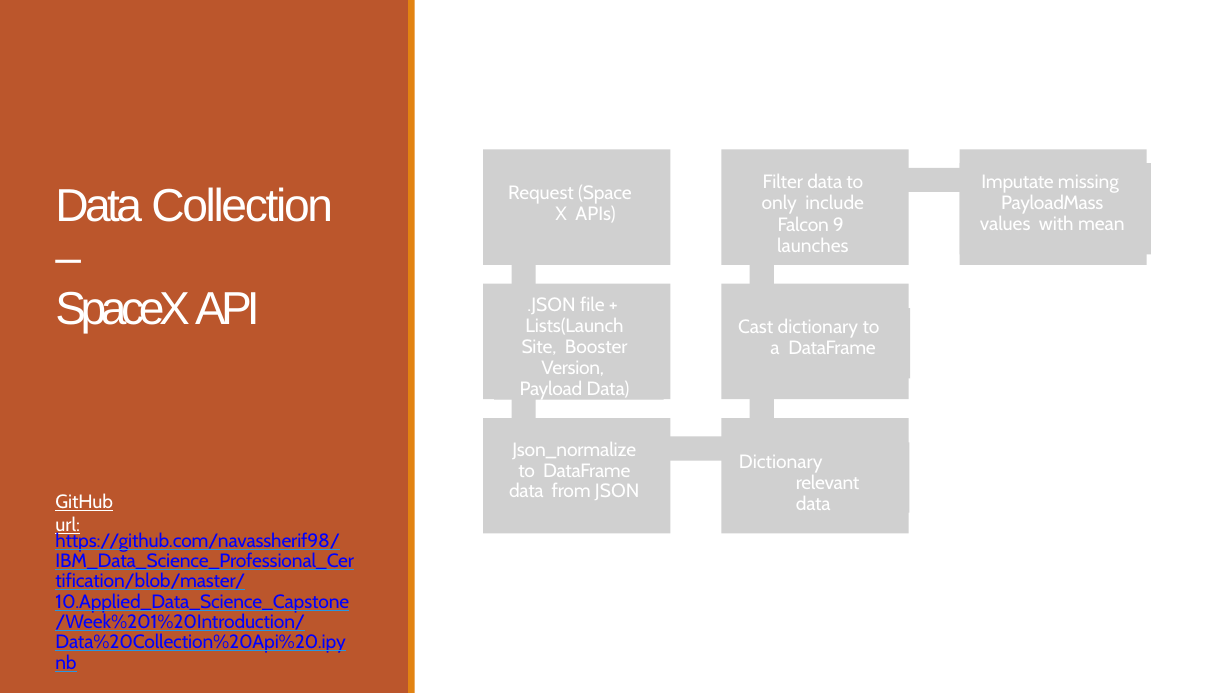
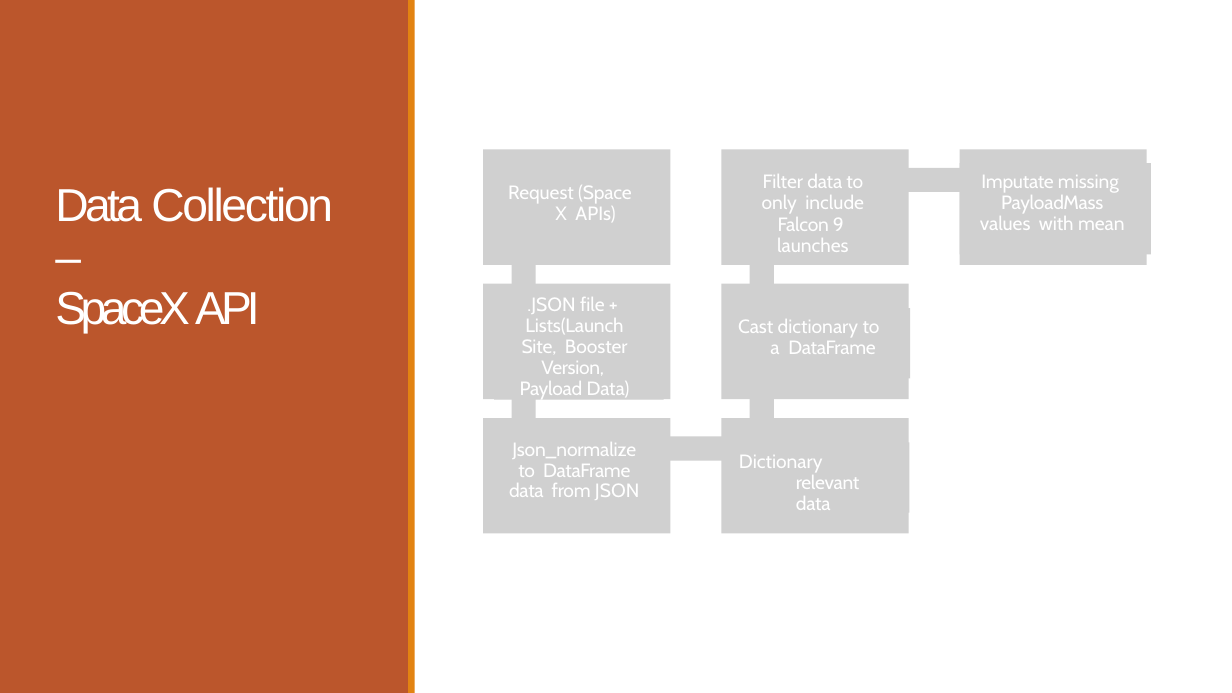
Before and after one commit to shimdol22/IBM_Data_Science_Capstone, a slide deck: slide 8 of Data Science Journey.pptx. Drawn at 1232x693 pixels with LibreOffice and Linux fonts; fonts in the diff are those of the drawing; grey boxes stand for pictures. Boxes give left, top, right and bottom in pixels: in the first picture for what was removed or moved away, otherwise in the second. Text is boxed around its words. In the diff, an @@ line names an element or a change of style, - is before the commit and + after.

```diff
--- a/Data Science Journey.pptx
+++ b/Data Science Journey.pptx
@@ text removed at [55, 493, 113, 536] @@
-GitHub url:
@@ text removed at [55, 532, 354, 653] @@
-https://github.com/navassherif98/IBM_Data_Science_Professional_Certification/blob/master/10.Applied_Data_Science_Capstone/Week%201%20Introduction/Data%20Collection%20Api%20.ipynb
```
Also in this commit, not shown: 7 other slides changed, 1 other file.
